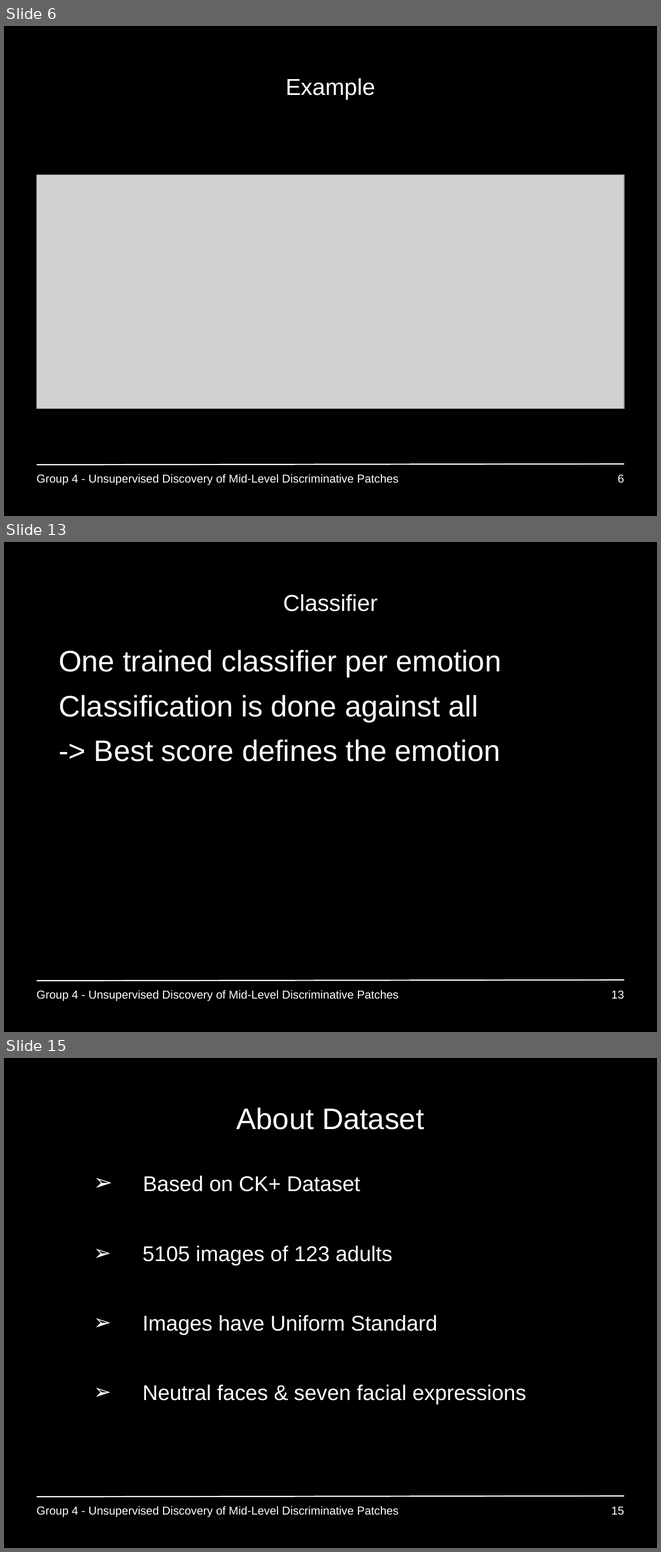
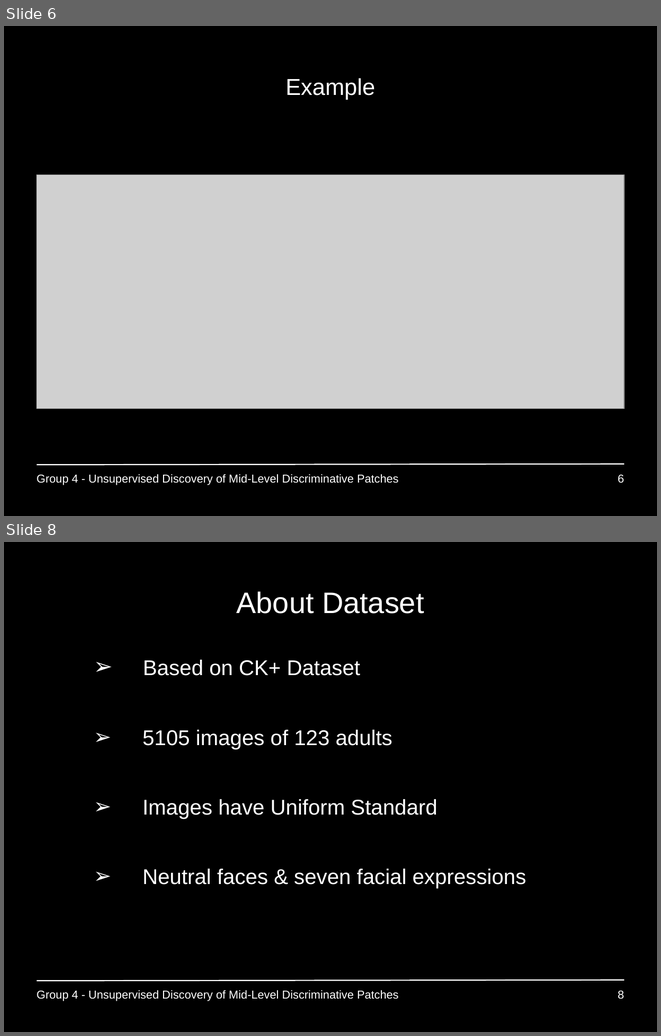
Before and after one commit to GiannisPapadopoulos/DiscriminativePatches, a slide deck: presentations/period3/MAI_Project1_Group4.ppt. Shown one above the other, each under a label of ours: slides 6, 13 and 15 before the commit, slides 6 and 8 after it; the slides between them are not shown. The pictures are 661x1552 and 661x1036 pixels, drawn with LibreOffice and Linux fonts; fonts in the diff are those of the drawing; grey boxes stand for pictures; background and template pictures are left out. Boxes give left, top, right and bottom in pixels: in the first picture for what was removed or moved away, otherwise in the second. Text is boxed around its words. In the diff, an @@ line names an element or a change of style, - is before the commit and + after.

```diff
--- a/presentations/period3/MAI_Project1_Group4.ppt
+++ b/presentations/period3/MAI_Project1_Group4.ppt
@@ slide 13 removed at box(4, 542, 657, 1032), background #000000; not listed: 1 template element that a slide beside it also shows @@
@@ title removed at box(283, 594, 378, 611) @@
-Classifier
@@ text removed at box(59, 650, 501, 761) @@
-• One trained classifier per emotion
-• Classification is done against all
--> Best score defines the emotion
@@ text removed at box(36, 990, 399, 1000) @@
-Group 4 - Unsupervised Discovery of Mid-Level Discriminative Patches
@@ page number removed at box(611, 990, 624, 999) @@
-13
@@ what was slide 15 is now slide 8 @@
@@ page number at box(618, 990, 624, 999): text changed @@
-15
+8
```
Also in this commit, not shown: 1 slide changed, 8 other slides removed.
